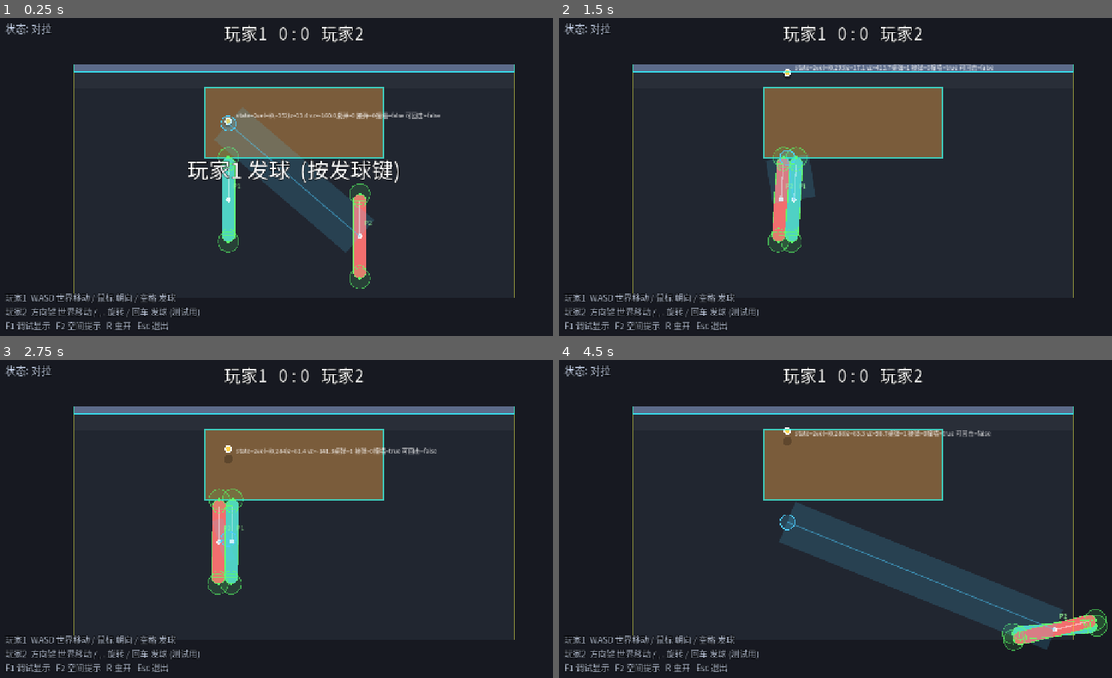
Above: before the commit, frames 1-4 (two rows, left to right).
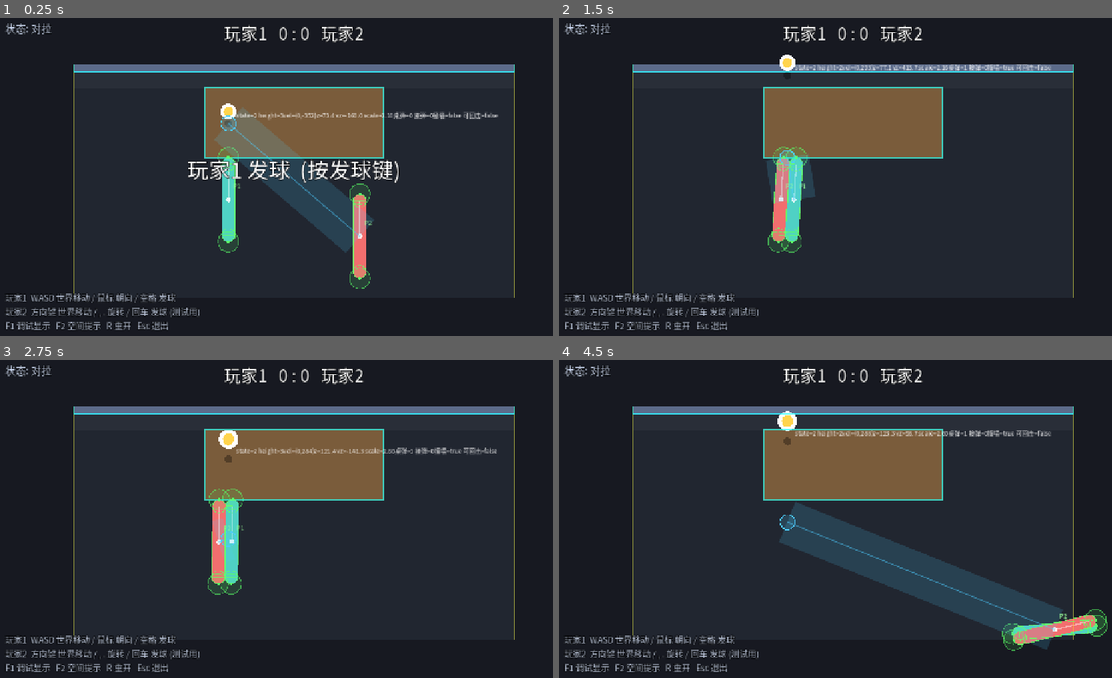
Above: after the commit, the same moments.

Repository: shuperidou/BMA-Arena
Game: Godot game, scene res://scenes/RallyTest.tscn
Same seed, same stepped clock (60 frames per second), same inputs: the game is played once before the commit and once after it. This scene is started directly instead of the project's main scene.
Inputs (mouse positions are in pixels of both pictures, inside the frame that each line leads up to):
- Up to frame 1 (0.25 s): no input
- Up to frame 2 (1.5 s): tap Enter at 0.5, 0.6 s; move the mouse to (984, 164) at 0.52 s; hold D 0.53-1.25 s; click (984, 164) at 0.67 s; tap Space at 0.77 s; drag from (730, 199) to (824, 246) at 1.27 s
- Up to frame 3 (2.75 s): move the mouse to (353, 449) at 2.02 s; hold D from 2.03 s (still down); tap Enter at 2.1 s
- Up to frame 4 (4.5 s): release D at 2.75 s; drag from (824, 588) to (675, 471) at 2.77 s; move the mouse to (1034, 573) at 3.52 s; hold A 3.53-4.25 s; tap Enter at 3.6 s; tap Space at 3.77 s; drag from (675, 471) to (763, 439) at 4.27 s

The runs differ from the first frame. In frame 1, 0.6% of the frame differs, in the area x 39-91%, y 26-35%; in frame 2, 0.6%; in frame 3, 0.7%; in frame 4, 0.7%, in the area x 39-90%, y 16-27%.

Commit message:
ball: formalize pseudo-Z height system (GROUND_Z/TABLE_Z, crossing-based table bounce, size-by-height visuals, shadow, height state)

Diff:
--- a/scripts/autoload/game_config.gd
+++ b/scripts/autoload/game_config.gd
@@ -40,16 +40,30 @@
 var min_mouse_distance: float = 6.0     ## 鼠标离角色太近则不改变目标朝向
 
 # ============================================================
-#  球 (俯视投影 + 独立高度 z)
+#  球：伪 Z 轴 (高度) 系统
 # ============================================================
-var ball_radius: float = 8.0
-var ball_gravity: float = 1800.0       ## [TUNED]
-var ball_table_rest: float = 0.8       ## 桌弹恢复系数 [TUNED]
-var ball_wall_rest: float = 0.85       ## 墙弹恢复系数 [TUNED]
+## 约定 (全部是世界单位)：
+##   position.x / position.y = 场地水平位置 (XY)
+##   height_z                = 球距地面的高度 (独立变量，不参与 XY)
+##   GROUND_Z = 地面高度；TABLE_Z = 桌面高度 (独立，可改)
+var ground_z: float = 0.0              ## 落地高度 (height_z <= ground_z => 球死)
+var table_z: float = 60.0              ## 桌面高度 (不假定为 0)
+var wall_max_height: float = 300.0     ## 墙有效反弹高度上限 (预留；超过则飞过墙)
+
+var ball_radius: float = 8.0           ## 逻辑碰撞半径 (固定，不随视觉缩放)
+var ball_gravity: float = 1800.0       ## [TUNED] z 方向重力
+var table_bounce_factor: float = 0.8   ## 桌弹垂直恢复系数 [TUNED]
+var ball_wall_rest: float = 0.85       ## 墙弹水平恢复系数 [TUNED]
 var ball_air_drag: float = 0.10        ## 每秒水平阻尼比例
 var bounce_vz_threshold: float = 25.0  ## 小于此下落速度不算"弹"，视为贴桌滚动
-var table_height: float = 60.0         ## 桌面高于地面 (用于判定落地)
-var ball_visual_height_scale: float = 0.35
+
+# --- 视觉：高度 -> 大小 + 阴影 (游戏化提示，非真实透视) ---
+var base_ball_scale: float = 1.0
+var height_scale_factor: float = 0.9   ## 高度对显示大小的贡献
+var min_visual_scale: float = 0.8
+var max_visual_scale: float = 2.6
+var shadow_offset_factor: float = 0.35 ## 每单位高度，球相对影子向上偏移的像素数
+var shadow_scale: float = 1.0          ## 影子不随高度缩放
 
 ## 墙弹后"辅助回桌"：纯物理下球会掉进桌墙缝隙，这里主动给一个落点。
 ## 这是游戏化处理 (设计文档允许)，可用 wall_return_assist 关闭。
@@ -62,7 +76,10 @@
 var ball_hit_vz_min: float = 150.0
 var ball_hit_vz_max: float = 360.0
 var hit_player_vel_influence: float = 0.5
-var max_hit_height: float = 60.0       ## 球高于此不可被击打 (约等于桌面高度)
+
+## 可击球的高度范围 (第一阶段宽松)
+var hit_height_min: float = 0.0
+var hit_height_max: float = 150.0
 
 # ============================================================
 #  比赛 (计分/轮换均为临时方案) [TEMP]
--- a/scripts/ball/ball.gd
+++ b/scripts/ball/ball.gd
@@ -1,38 +1,45 @@
 class_name Ball
 extends Node2D
-## 球系统。
+## 球系统 (伪 Z 轴 / 高度)。
 ##
-## 俯视 2D 投影 + 独立高度 z 的简化 2.5D 模型：
-##  - xy 平面按速度直线运动 (俯视看到的位置)
-##  - z 按重力运动；z 落到桌面高度时，若在桌面矩形内 => 桌弹；否则继续落到地面 => 球死
-##  - 撞到墙 (场地顶边的竖直墙) 时水平反射
+## 数据模型 (设计文档要求集中)：
+##   position        = 场地水平位置 (XY)
+##   height_z        = 距地面的高度 (独立变量，不参与 XY)
+##   vel             = 水平速度 (XY)
+##   vz              = 垂直速度 (Z)
+##   radius          = 逻辑碰撞半径 (固定；视觉缩放不改它)
+##   state / height_state = 逻辑状态
 ##
-## 这套模型是为了让现实规则(先打桌→弹墙→弹回桌)在俯视视角下成立，
-## 参数集中在 GameConfig，标了 [TUNED]，可试玩再调。
+## Z 规则：
+##   height_z <= ground_z                -> 落地 (球死)
+##   下降且穿过 table_z 且 XY 在桌面内   -> 桌面弹跳
+##   撞墙 (XY) 且 height_z <= wall_max_height -> 墙面反弹
+##
+## 视觉只为可读性：高度越高 -> 球越大 + 球与影子距离越大。逻辑半径不受影响。
 
 signal table_bounced(bounce_index: int)
 signal wall_bounced()
 signal died(reason: int)
 
 var state: int = GameTypes.BallState.INACTIVE
-var vel: Vector2 = Vector2.ZERO
-var z: float = 0.0          ## 高度 (桌面高度为 0 基准)
-var vz: float = 0.0
-var radius: float = 8.0
+var height_state: int = GameTypes.BallHeightState.NONE
+
+var vel: Vector2 = Vector2.ZERO   ## 水平速度 (XY)
+var z: float = 0.0                ## 高度 (距地面)
+var vz: float = 0.0               ## 垂直速度
+var radius: float = 8.0           ## 逻辑碰撞半径 (固定)
 
 ## 自最近一次击球以来的统计 (计分/回击判定用)
-var table_bounces: int = 0          ## 桌弹总次数
-var receiver_bounces: int = 0       ## 墙之后落在桌上的次数 (接球方侧)
-var wall_since_hit: bool = false    ## 上次击球后是否已撞墙
-var returnable: bool = false        ## 是否已满足"墙后落桌"，接球方可回击
+var table_bounces: int = 0
+var receiver_bounces: int = 0
+var wall_since_hit: bool = false
+var returnable: bool = false
 var last_hitter: Node = null
 
-var _floor_h: float = 60.0
 var _bounce_threshold: float = 25.0
 
 func _ready() -> void:
 	radius = GameConfig.ball_radius
-	_floor_h = GameConfig.table_height
 	_bounce_threshold = GameConfig.bounce_vz_threshold
 	queue_redraw()
 
@@ -43,22 +50,20 @@
 	wall_since_hit = false
 	returnable = false
 
-## 从当前位置以给定 xy 速度发射 (z 保持不变)。
+## 从当前位置以给定 xy 速度发射 (高度/垂直速度由调用方设置)。
 func launch_velocity(v: Vector2, vz0: float) -> void:
 	vel = v
 	vz = vz0
 	state = GameTypes.BallState.LIVE
 	reset_shot()
 
-## 弹道发射：让球第一次落桌点尽量落在 target (xy)。
-## 用于发球这类"把球打进桌"的动作。
+## 弹道发射：让球第一次落桌点尽量落在 target (xy)。高度从桌面起。
 func launch_toward(target: Vector2, vz0: float) -> void:
 	var d: Vector2 = target - position
 	var dist: float = maxf(d.length(), 1.0)
 	var speed: float = dist * GameConfig.ball_gravity / (2.0 * vz0)
-	var dir: Vector2 = d / dist
-	z = 0.0
-	launch_velocity(dir * speed, vz0)
+	z = GameConfig.table_z
+	launch_velocity((d / dist) * speed, vz0)
 
 func _physics_process(dt: float) -> void:
 	if state != GameTypes.BallState.LIVE:
@@ -66,43 +71,43 @@
 	_step(dt)
 
 func _step(dt: float) -> void:
-	# --- xy ---
+	# --- XY 水平运动 ---
 	position += vel * dt
 	vel = vel.lerp(Vector2.ZERO, clampf(GameConfig.ball_air_drag * dt, 0.0, 1.0))
 
-	# --- z (独立高度) ---
+	# --- Z 高度运动 ---
+	var prev_z: float = z
 	z += vz * dt
 	vz -= GameConfig.ball_gravity * dt
 
-	# --- 墙 (仅顶边) ---
+	# --- 墙 (顶边)：XY 反弹，仅在有效高度内 ---
 	var wall_y: float = GameConfig.wall_inner_y()
-	if position.y - radius <= wall_y and vel.y < 0.0:
+	if position.y - radius <= wall_y and vel.y < 0.0 and z <= GameConfig.wall_max_height:
 		position.y = wall_y + radius
 		vel.y = -vel.y * GameConfig.ball_wall_rest
 		wall_since_hit = true
 		_apply_wall_return_assist()
 		wall_bounced.emit()
+	# z 高于墙顶时不做 XY 反弹：球会飞过墙 (由越界判定处理)
 
-	# --- 表面判定 ---
-	if vz <= 0.0 and z <= 0.0:
-		if _over_table():
-			z = 0.0
-			var incoming: float = -vz
-			vz = incoming * GameConfig.ball_table_rest
-			if incoming >= _bounce_threshold:
-				_register_table_bounce()
-		# 否则处于缝隙/地面之上：继续下落直到地面
-
-	if z <= -_floor_h:
+	# --- 桌面弹跳：下降 + 高度穿过桌面 + XY 在桌面范围 ---
+	if vz <= 0.0 and prev_z > GameConfig.table_z and z <= GameConfig.table_z and _over_table():
+		z = GameConfig.table_z
+		var incoming: float = -vz
+		vz = incoming * GameConfig.table_bounce_factor
+		if incoming >= _bounce_threshold:
+			_register_table_bounce()
+	# --- 地面落地 ---
+	elif z <= GameConfig.ground_z:
 		_die(GameTypes.DeathReason.FLOOR)
 		return
 
 	# 安全兜底：飞出场地太远
-	var margin_rect := GameConfig.arena_rect().grow(260.0)
-	if not margin_rect.has_point(position):
+	if not GameConfig.arena_rect().grow(260.0).has_point(position):
 		_die(GameTypes.DeathReason.OUT_OF_BOUNDS)
 		return
 
+	_update_height_state()
 	queue_redraw()
 
 func _register_table_bounce() -> void:
@@ -114,8 +119,17 @@
 	if wall_since_hit and receiver_bounces > GameConfig.receiver_bounce_limit:
 		_die(GameTypes.DeathReason.DOUBLE_BOUNCE)
 
+func _update_height_state() -> void:
+	if z <= GameConfig.ground_z + 0.5:
+		height_state = GameTypes.BallHeightState.ON_GROUND
+	elif vz > 1.0:
+		height_state = GameTypes.BallHeightState.ASCENDING
+	elif vz < -1.0:
+		height_state = GameTypes.BallHeightState.DESCENDING
+	else:
+		height_state = GameTypes.BallHeightState.HOVERING
+
 ## 墙弹后给一个竖直速度，让球落回桌面而不是掉进桌墙缝隙。
-## 纯物理下几乎必然掉缝，所以这里做游戏化辅助 (可配置关闭)。
 func _apply_wall_return_assist() -> void:
 	if not GameConfig.wall_return_assist:
 		return
@@ -128,8 +142,9 @@
 	if dy <= 1.0:
 		return
 	var tt: float = dy / vy_ret
-	var zw: float = maxf(z, 5.0)
-	vz = (0.5 * GameConfig.ball_gravity * tt * tt - zw) / tt
+	var zw: float = maxf(z, GameConfig.table_z + 5.0)
+	# 让球在 tt 秒后高度正好落到桌面高度
+	vz = (GameConfig.table_z - zw + 0.5 * GameConfig.ball_gravity * tt * tt) / tt
 
 func _over_table() -> bool:
 	return GameConfig.table_rect().has_point(position)
@@ -138,21 +153,29 @@
 	if state == GameTypes.BallState.DEAD:
 		return
 	state = GameTypes.BallState.DEAD
+	height_state = GameTypes.BallHeightState.NONE
 	queue_redraw()
 	died.emit(reason)
 
+# ------------------------------------------------------------
+#  视觉：高度 -> 大小 + 影子
+# ------------------------------------------------------------
+func visual_scale() -> float:
+	var t: float = clampf(z / maxf(GameConfig.table_z, 1.0), 0.0, 2.0)
+	return clampf(GameConfig.base_ball_scale * (1.0 + GameConfig.height_scale_factor * t),
+		GameConfig.min_visual_scale, GameConfig.max_visual_scale)
+
 func _draw() -> void:
-	var h: float = z * GameConfig.ball_visual_height_scale
-	# 影子 (高度越高影子越淡越大)
-	var sh_a: float = clampf(0.35 - z * 0.002, 0.08, 0.35)
-	draw_circle(Vector2.ZERO, radius * (1.0 + z * 0.003), Color(0, 0, 0, sh_a))
-	# 球体 (视觉上按高度向上偏移)
-	var p := Vector2(0.0, -h)
-	draw_circle(p, radius, Color(1, 1, 1))
+	# 影子：固定在 XY 位置，大小固定 (不随高度缩放)
+	var sh: float = radius * GameConfig.shadow_scale
+	draw_circle(Vector2.ZERO, sh, Color(0, 0, 0, 0.32))
+	# 球：随高度放大 + 向上偏移 (影子与球的距离体现高度)
+	var r: float = radius * visual_scale()
+	var p := Vector2(0.0, -z * GameConfig.shadow_offset_factor)
+	draw_circle(p, r, Color(1, 1, 1))
 	var inner := Color(1.0, 0.83, 0.3)
-	match state:
-		GameTypes.BallState.DEAD:
-			inner = Color(0.5, 0.5, 0.5)
-		GameTypes.BallState.HELD:
-			inner = Color(0.6, 0.9, 1.0)
-	draw_circle(p, radius * 0.6, inner)
+	if state == GameTypes.BallState.DEAD:
+		inner = Color(0.5, 0.5, 0.5)
+	elif state == GameTypes.BallState.HELD:
+		inner = Color(0.6, 0.9, 1.0)
+	draw_circle(p, r * 0.6, inner)
--- a/scripts/core/game_types.gd
+++ b/scripts/core/game_types.gd
@@ -18,6 +18,15 @@
 	DEAD,     ## 已死
 }
 
+## 球的高度状态 (逻辑状态，比赛系统读取，不靠视觉判断)
+enum BallHeightState {
+	NONE,       ## 非飞行
+	ON_GROUND,  ## 触地
+	ASCENDING,  ## 上升
+	DESCENDING, ## 下降
+	HOVERING,   ## 接近顶点/贴桌
+}
+
 ## 球死亡原因 (TEMP 计分规则依据)
 enum DeathReason {
 	NONE,
--- a/scripts/match/match.gd
+++ b/scripts/match/match.gd
@@ -81,9 +81,10 @@
 	expected_receiver = _other(players[server_index - 1])
 	_reset_positions()
 	ball.state = GameTypes.BallState.HELD
+	ball.height_state = GameTypes.BallHeightState.NONE
 	ball.reset_shot()
 	ball.last_hitter = null
-	ball.z = 0.0
+	ball.z = GameConfig.table_z
 	ball.vz = 0.0
 	ball.vel = Vector2.ZERO
 	ball.global_position = _serve_spot()
@@ -107,7 +108,7 @@
 
 func _do_serve(server: PlayerController) -> void:
 	ball.global_position = _serve_spot()
-	ball.z = 0.0
+	ball.z = GameConfig.table_z
 	ball.launch_velocity(Vector2(0.0, -GameConfig.ball_hit_speed), GameConfig.ball_hit_vz)
 	ball.last_hitter = server
 	last_hitter = server
@@ -138,7 +139,7 @@
 		return
 	if not ball.returnable:
 		return
-	if ball.z > GameConfig.max_hit_height:
+	if ball.z < GameConfig.hit_height_min or ball.z > GameConfig.hit_height_max:
 		return
 	if player != expected_receiver:
 		return
@@ -150,7 +151,7 @@
 	var v: Vector2 = outward * GameConfig.ball_hit_speed \
 		+ player.linear_velocity * GameConfig.hit_player_vel_influence
 	ball.launch_velocity(v, GameConfig.ball_hit_vz)
-	ball.z = maxf(ball.z, 0.0)
+	ball.z = maxf(ball.z, GameConfig.table_z)
 	ball.last_hitter = player
 	last_hitter = player
 	expected_receiver = _other(player)
--- a/scripts/ui/debug_layer.gd
+++ b/scripts/ui/debug_layer.gd
@@ -60,8 +60,8 @@
 	# 球信息
 	var b: Ball = match_ref.ball
 	if b != null:
-		var txt := "state=%d\nvel=(%.0f,%.0f)\nz=%.1f vz=%.1f\n桌弹=%d 接弹=%d\n撞墙=%s 可回击=%s" % [
-			b.state, b.vel.x, b.vel.y, b.z, b.vz,
+		var txt := "state=%d height=%d\nvel=(%.0f,%.0f)\nz=%.1f vz=%.1f scale=%.2f\n桌弹=%d 接弹=%d\n撞墙=%s 可回击=%s" % [
+			b.state, b.height_state, b.vel.x, b.vel.y, b.z, b.vz, b.visual_scale(),
 			b.table_bounces, b.receiver_bounces,
 			str(b.wall_since_hit), str(b.returnable)]
 		draw_string(font, b.global_position + Vector2(16, -12), txt,
Not shown, changed: AGENTS.md
Not shown, changed: README.md
